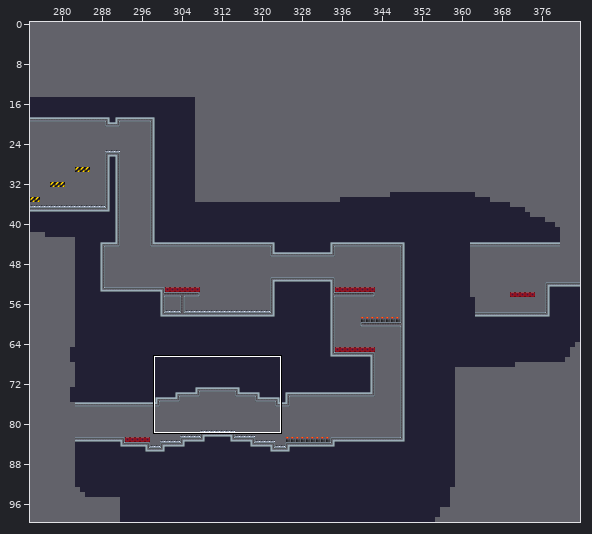
Tiled map -- essaiTiled.tmx. The picture above shows the old version from afar; the outline marks the close-up.
Close-up. Before:
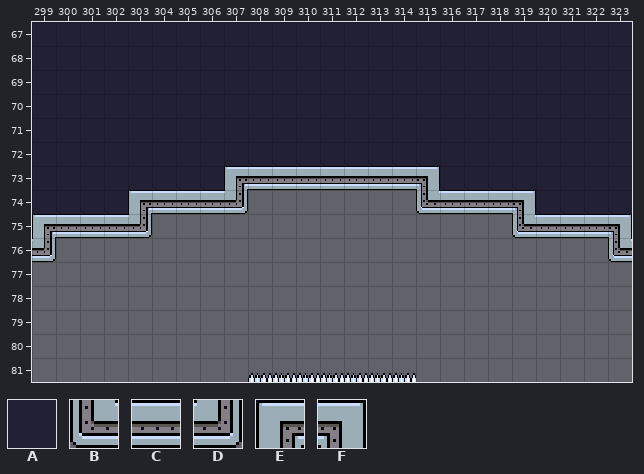
Cells are 16x16 px. Shown: x 299..323, y 67..81. The commit also changed other parts of the map, which this record leaves out.
Key: from "tuileTest": A 46, B 273, C 274, D 277, E 282, F 283.
_ is an empty cell.
Layer "plateforme" before, first column x 299:
67 AAAAAAAAAAAAAAAAAAAAAAAAA
68 AAAAAAAAAAAAAAAAAAAAAAAAA
69 AAAAAAAAAAAAAAAAAAAAAAAAA
70 AAAAAAAAAAAAAAAAAAAAAAAAA
71 AAAAAAAAAAAAAAAAAAAAAAAAA
72 AAAAAAAAAAAAAAAAAAAAAAAAA
73 AAAAAAAAECCCCCCCFAAAAAAAA
74 AAAAECCCD_______BCCCFAAAA
75 ECCCD_______________BCCCF
76 D_______________________B
77 _________________________
78 _________________________
79 _________________________
80 _________________________
81 _________________________
Now the later version:
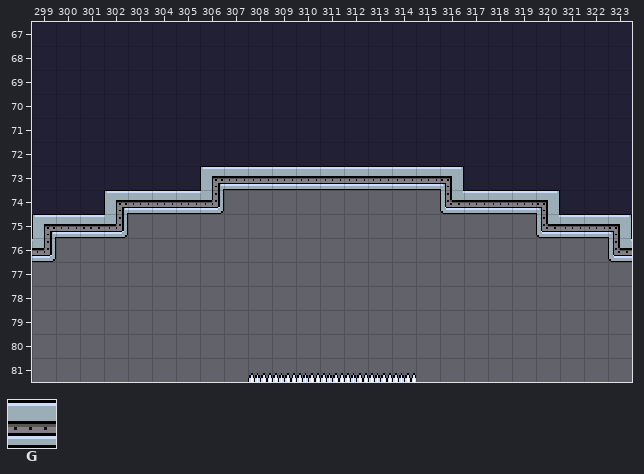
Further tiles: from "tuileTest": G 275 flipped left-right.
Changes in this commit:
Layer "plateforme":
The author changed tile C to tile B in row 74 at x 316; in row 75 at x 320.
The author changed tile E to tile C in row 73 at x 307; in row 74 at x 303.
The author changed tile F to tile C in row 73 at x 315; in row 74 at x 319.
The author changed tile C to tile D in row 74 at x 306; in row 75 at x 302.
The author changed tile A to tile E in row 73 at x 306; in row 74 at x 302.
The author changed tile A to tile F in row 73 at x 316; in row 74 at x 320.
The author changed tile C to tile G in row 75 at x 301.
Tile B is removed in row 74 at x 315; in row 75 at x 319.
Tile D is removed in row 74 at x 307; in row 75 at x 303.
Changed places in both close-ups, as pixel boxes (x1, y1, x2, y2):
changed: (200, 166, 248, 214)
changed: (416, 166, 464, 214)
changed: (83, 190, 152, 238)
changed: (512, 190, 560, 238)
